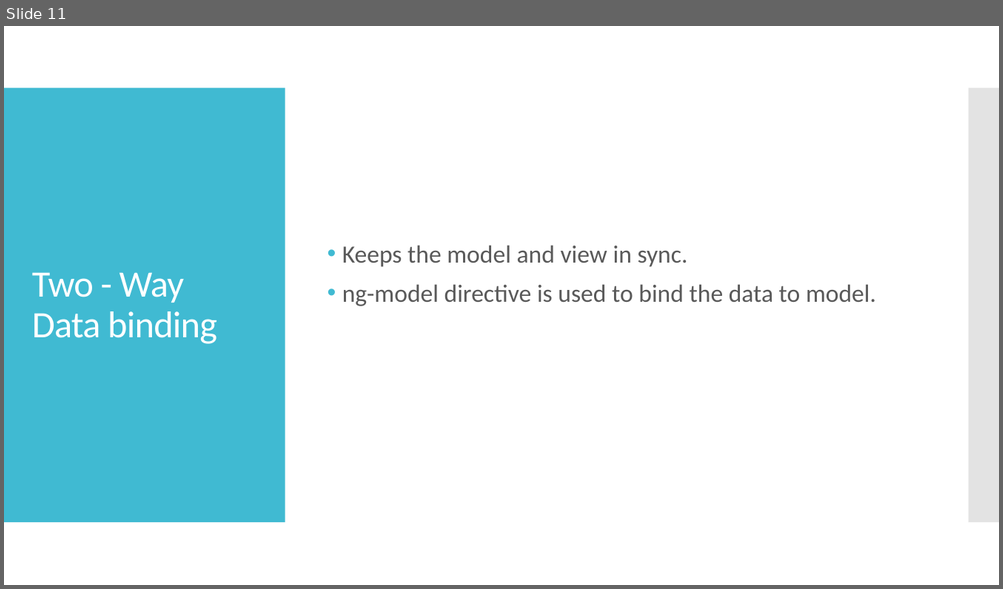
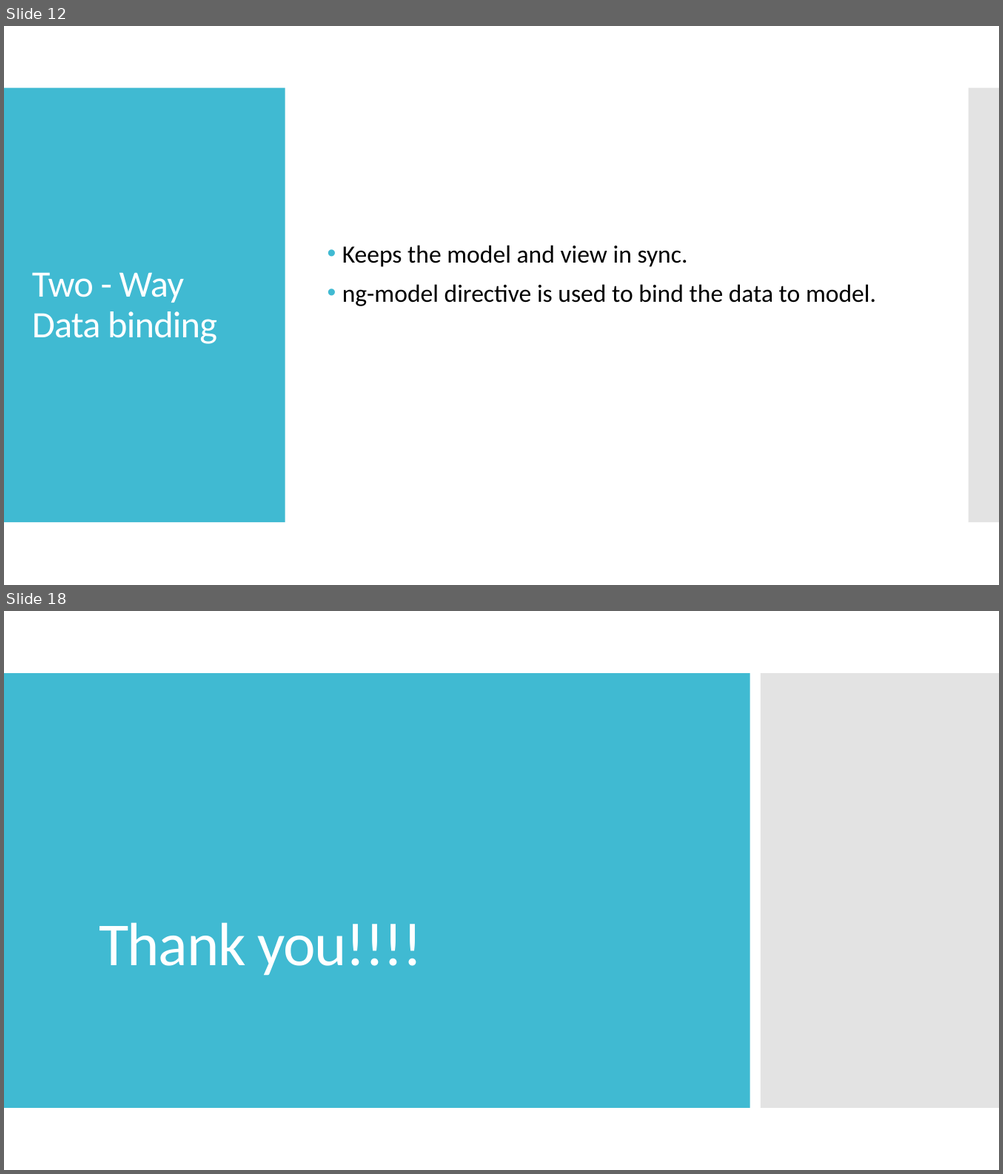
Before and after one commit to webelf000/angular_sample_app, a slide deck: Angular JS - Workshop.pptx. Shown one above the other, each under a label of ours: slide 11 before the commit, slides 12 and 18 after it; the slides between them are not shown. The pictures are 1003x589 and 1003x1174 pixels, drawn with LibreOffice and Linux fonts; fonts in the diff are those of the drawing. Boxes give left, top, right and bottom in pixels: in the first picture for what was removed or moved away, otherwise in the second. Text is boxed around its words. In the diff, an @@ line names an element or a change of style, - is before the commit and + after.

```diff
--- a/Angular JS - Workshop.pptx
+++ b/Angular JS - Workshop.pptx
@@ slide 18 added at (4, 611, 999, 1170), background #FFFFFF @@
@@ rectangle added at (4, 673, 750, 1108), fill #40BAD2 @@
@@ rectangle added at (760, 673, 999, 1108), fill #C8C8C8 at 50% opacity @@
@@ title added at (99, 923, 422, 976), 59 pt, text #FFFFFF @@
+Thank you!!!!
@@ what was slide 11 is now slide 12 @@
@@ slide 12 changed as well @@
@@ text "Keeps the model and view ..." at (342, 245, 876, 306): text colour #595959 to #000000 @@
```
Also in this commit, not shown: 10 other slides changed, 5 other slides added.
